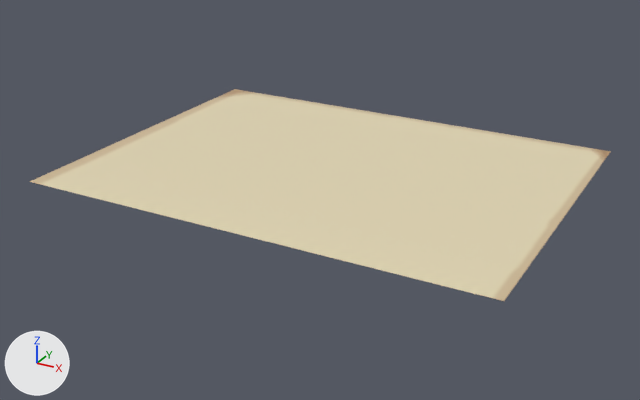
The FBX model Assets/Resources/furniture/book/paper.fbx as it was, and as the next commit left it.
Rendered twice from a 50 mm lens placed at (1.65, -3.11, 1.38), pointed at (-0.02, -0.07, -0.14). The axes (+X, +Y, +Z) are drawn at lower left. The lights are the same throughout. Where no turn or scale is listed for an object, it has been applied to the vertices.

The first picture shows 'paper'.
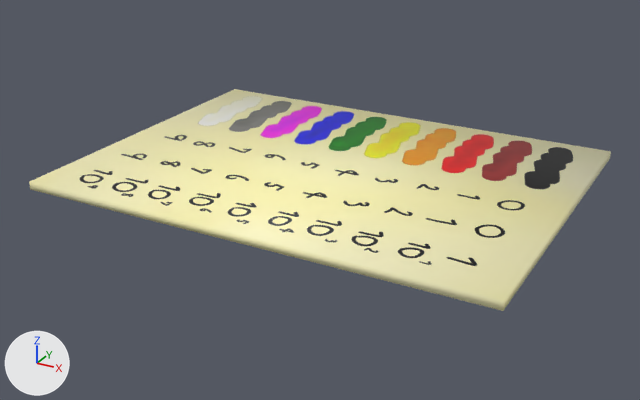
Commit message: edit paper

Where the newer file only moved an object's origin or applied its transform, the numbers keep the older frame.

Pixel boxes (x1, y1, x2, y2) of what changed, in the pictures (640 x 400 px):
'paper', surface changed, reshaped
    before: (30, 89, 611, 301)
    after: (29, 89, 611, 311)
part 1 of me_plane_003, cut back
    before: (30, 89, 611, 301)
    after: (29, 152, 611, 311)

What the commit changed:
Picture 'ResistorHint.png' (img_resistorhint_png) is new.
Material 'page.007' (mat_page_007) changes its picture from img_page_png to img_resistorhint_png.
me_plane_003 is used by ob_paper; location (0.0, 0.0, 0.0).
me_plane_003 had 336 vertices, 287 faces and spanned x -1.0..1.0, y -0.75..0.75, z 0.0.
me_plane_003 now has 8 vertices, 6 faces and spans x -1.0..1.0, y -0.75..0.75, z -0.03..0.0.
me_plane_003 part 1: 1 vertex moved from x -1.0, y 0.71, z 0.0 to x -1.0, y 0.75, z -0.03; 331 vertices removed from x -1.0..1.0, y -0.75..0.75, z 0.0; 3 vertices added at x -1.0..1.0, y -0.75..0.75, z -0.03.
me_plane_003 part 2: the surface is now shaded smooth.
